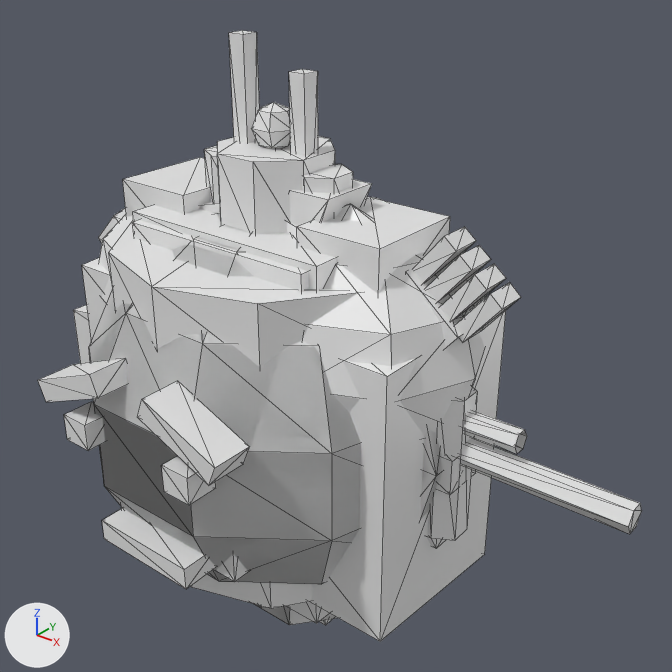
The OBJ model ArtSource/PSXv2/PSXv2_Items.obj as it was, and as the next commit left it.
Before and after are seen from a 50 mm lens placed at (1.3, -1.422, 1.071), pointed at (0.125, 0.046, 0.16). The axes (+X, +Y, +Z) are drawn at lower left. The lights are the same throughout. The first picture is the older version. Mesh edges are drawn as thin lines. Where no turn or scale is listed for an object, it has been applied to the vertices.

Script lines for the objects in view, before the commit:
```python
me_item_angrymoonitem = bpy.data.meshes.new('Item_AngryMoonItem')
me_item_angrymoonitem.from_pydata(...)  # 102 vertices, 180 faces; spans x -0.448..0.448, y -0.47..0.427, z -0.46..0.46
me_item_angrymoonitem.materials.append(mat_psxv2_steel)  # white #e7e7e7
# before: 94 (-0.13, -0.36, -0.225), 95 (0.13, -0.36, -0.225) at pixel (217, 566), 96 (0.13, -0.36, -0.175), 97 (-0.13, -0.36, -0.175), 98 (-0.13, -0.45, -0.225) at pixel (104, 538)
# before: 99 (0.13, -0.45, -0.225) at pixel (186, 589), 100 (0.13, -0.45, -0.175) at pixel (184, 569), 101 (-0.13, -0.45, -0.175) at pixel (101, 520)
me_item_threemoonsitem = bpy.data.meshes.new('Item_ThreeMoonsItem')
me_item_threemoonsitem.from_pydata(...)  # an icosphere of 80 faces spanning x -0.51..-0.01, y -0.25..0.25, z -0.05..0.45; an icosphere of 80 faces spanning x 0.01..0.51, y -0.25..0.25, z -0.05..0.45; an icosphere of 80 faces spanning x -0.25..0.25, y -0.25..0.25, z -0.49..0.01
me_item_threemoonsitem.materials.append(mat_psxv2_steel)  # white #e7e7e7
me_item_twerpitem = bpy.data.meshes.new('Item_TwerpItem')
me_item_twerpitem.from_pydata(...)  # 100 vertices, 152 faces; spans x -0.42..0.42, y -0.24..0.2, z -0.53..0.67
me_item_twerpitem.materials.append(mat_psxv2_steel)  # white #e7e7e7
ob_item_angrymoonitem = bpy.data.objects.new('Item_AngryMoonItem', me_item_angrymoonitem)
ob_item_angrymoonitem.location = (0.0, 0.0, 0.0)
ob_item_threemoonsitem = bpy.data.objects.new('Item_ThreeMoonsItem', me_item_threemoonsitem)
ob_item_threemoonsitem.location = (0.0, 0.0, 0.0)
ob_item_twerpitem = bpy.data.objects.new('Item_TwerpItem', me_item_twerpitem)
ob_item_twerpitem.location = (0.0, 0.0, 0.0)
# also in view: 'Item_Caffeine' at (0.109, 0.0, 0.24); 'Item_RabbitsFoot' at (0.0, 0.0, 0.035); 'Item_AK45Item' at (0.07, 0.0, -0.113); 'Item_ElectricityItem' at (0.01, 0.0, 0.0); 'Item_money' at (0.0, 0.0, 0.0)
```
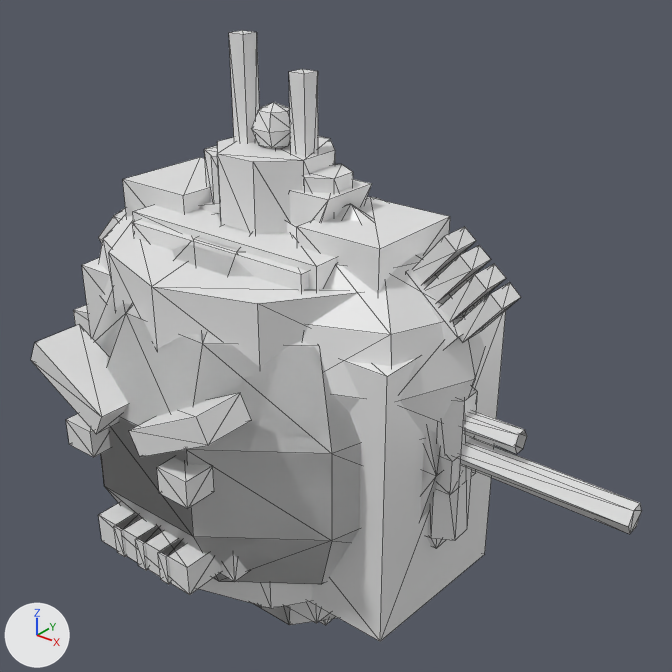
Boxes (x1, y1, x2, y2) around the edits, measured in the pictures (672 x 672 px; the box of a moved part takes in the faces that stretch with it):
'Item_AngryMoonItem', reshaped
    before: (38, 213, 361, 589)
    after: (31, 213, 361, 595)
part 1 of me_item_angrymoonitem, added
    after: (114, 514, 141, 557)
part 2 of me_item_angrymoonitem, added
    after: (135, 526, 162, 570)
part 3 of me_item_angrymoonitem, added
    after: (158, 540, 184, 584)
part 4 of me_item_angrymoonitem, moved or reshaped
    before: (38, 358, 250, 505)
    after: (31, 325, 251, 509)
part 5 of me_item_angrymoonitem, moved or reshaped
    before: (102, 508, 216, 589)
    after: (99, 503, 221, 595)

The change, as a diff of the scene's bpy script:
```diff
--- a/ArtSource/PSXv2/PSXv2_Items.obj.py
+++ b/ArtSource/PSXv2/PSXv2_Items.obj.py
@@ me_item_angrymoonitem @@
 # used by ob_item_angrymoonitem; location = (0.0, 0.0, 0.0)
 # verts and faces of me_item_angrymoonitem; kept vertices keep their numbers, new ones are numbered from 102
-me_item_angrymoonitem.from_pydata(...)  # 102 vertices, 180 faces; spans x -0.448..0.448, y -0.47..0.427, z -0.46..0.46
+me_item_angrymoonitem.from_pydata(...)  # 126 vertices, 216 faces; spans x -0.448..0.448, y -0.48..0.427, z -0.46..0.46
+# me_item_angrymoonitem part 1: a new loose piece, a box spanning x -0.083..-0.058, y -0.455..-0.36, z -0.235..-0.165, in mat_psxv2_steel (white #e7e7e7)
+# me_item_angrymoonitem part 2: a new loose piece, a box spanning x -0.013..0.013, y -0.455..-0.36, z -0.235..-0.165, in mat_psxv2_steel (white #e7e7e7)
+# me_item_angrymoonitem part 3: a new loose piece, a box spanning x 0.058..0.083, y -0.455..-0.36, z -0.235..-0.165, in mat_psxv2_steel (white #e7e7e7)
+# me_item_angrymoonitem part 4
+# 4 faces are deleted
+# 4 vertices in x 0.115, y -0.47..-0.4, z 0.02..0.08 move by (-0.015, 0.0, -0.01)
+# 4 vertices in x 0.185, y -0.47..-0.4, z 0.02..0.08 move by (-0.005, 0.0, -0.01)
+# 4 vertices in x -0.185, y -0.47..-0.4, z 0.02..0.08 move by (0.005, 0.0, -0.01)
+# 4 vertices in x -0.115, y -0.47..-0.4, z 0.02..0.08 move by (0.015, 0.0, -0.01)
+# 16 vertices move from x -0.262..0.262, y -0.47..-0.38, z 0.089..0.211 to x -0.26..0.26, y -0.48..-0.37, z 0.084..0.236
+# 4 new faces join them
+# me_item_angrymoonitem part 5
+verts[94] = (-0.14, -0.35, -0.235)  # moved
+verts[95] = (0.14, -0.35, -0.235)  # moved
+verts[96] = (0.14, -0.35, -0.165)  # moved
+verts[97] = (-0.14, -0.35, -0.165)  # moved
+verts[98] = (-0.14, -0.45, -0.235)  # moved, pixel (101, 540)
+verts[99] = (0.14, -0.45, -0.235)  # moved, pixel (189, 594)
+verts[100] = (0.14, -0.45, -0.165)  # moved, pixel (187, 567)
+verts[101] = (-0.14, -0.45, -0.165)  # moved, pixel (98, 514)
 me_item_angrymoonitem.materials.append(mat_psxv2_steel)
```
